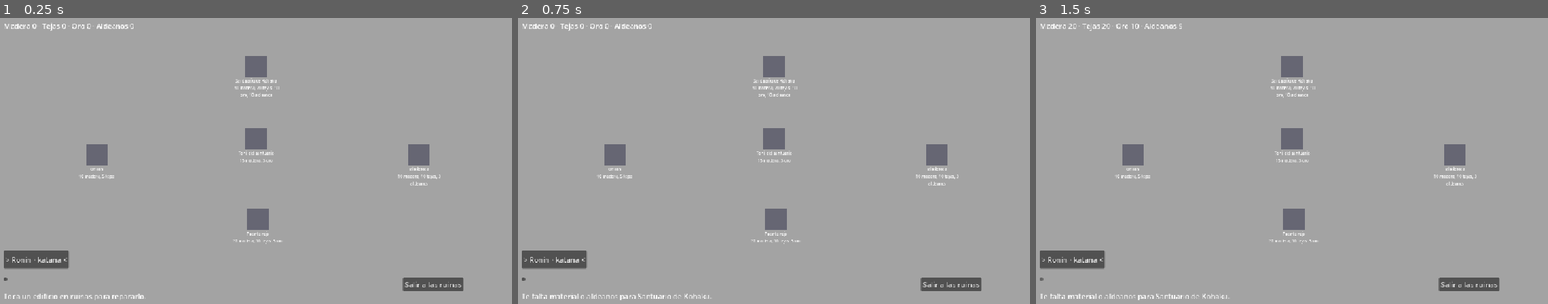
Above: before the commit, frames 1-3 (left to right).
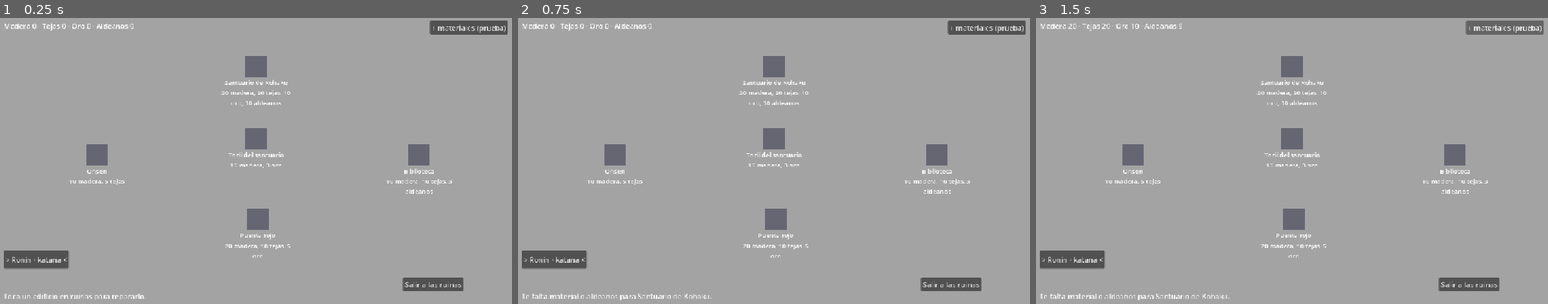
Above: after the commit, the same moments.

Repository: dotrashtrash-png/kintsugi
Game: Godot game, scene res://escenas/base/Aldea.tscn
Two runs of this game, one before a commit and one after it. Both use one fixed random seed, a clock stepped at 60 frames per second and the inputs below.
Inputs (mouse positions are in pixels of both pictures, inside the frame that each line leads up to; where the layout moved, square brackets give the same spot in the first picture):
- Up to frame 1 (0.25 s): no input
- Up to frame 2 (0.75 s): click (774, 66) at 0.52 s
- Up to frame 3 (1.5 s): click (1507, 26) [1041, 278] at 1.25 s

The runs differ from the first frame. In frame 1, 1.8% of the frame differs, in the area x 0-100%, y 0-92%; in frame 2, 1.8%; in frame 3, 1.8%.

Commit message:
correccion de posicion tamaño y texto

Diff:
--- a/escenas/base/Aldea.tscn
+++ b/escenas/base/Aldea.tscn
@@ -54,10 +54,11 @@
 text = "Salir a las ruinas"
 
 [node name="BotonPrueba" type="Button" parent="UI" unique_id=17494252]
-offset_left = 8.0
-offset_top = 580.0
-offset_right = 16.0
-offset_bottom = 588.0
+offset_left = 960.0
+offset_top = 6.0
+offset_right = 1134.0
+offset_bottom = 37.0
+text = "+ materiales (prueba)"
 
 [node name="Heroes" type="HBoxContainer" parent="UI" unique_id=653409733]
 offset_left = 8.0
--- a/escenas/base/Edificio.tscn
+++ b/escenas/base/Edificio.tscn
@@ -12,12 +12,12 @@
 offset_bottom = 24.0
 
 [node name="Nombre" type="Label" parent="." unique_id=132172186]
-custom_minimum_size = Vector2(120, 0)
-offset_left = -60.0
+custom_minimum_size = Vector2(160, 0)
+offset_left = -80.0
 offset_top = 26.0
-offset_right = 60.0
+offset_right = 80.0
 offset_bottom = 56.0
-theme_override_font_sizes/font_size = 9
+theme_override_font_sizes/font_size = 14
 horizontal_alignment = 1
 autowrap_mode = 2
 
